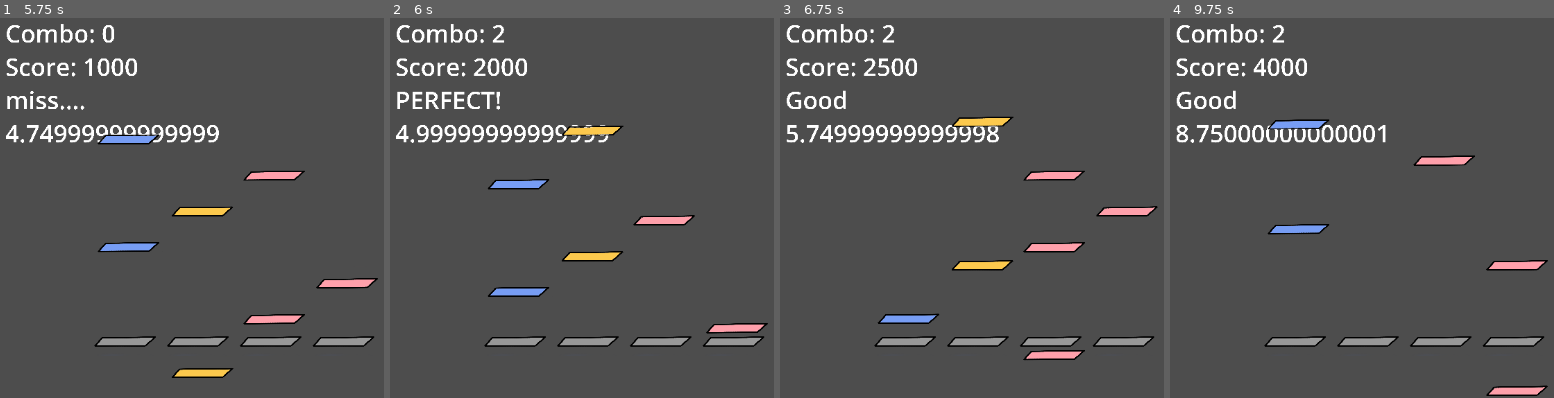
Above: before the commit, frames 1-4 (left to right).
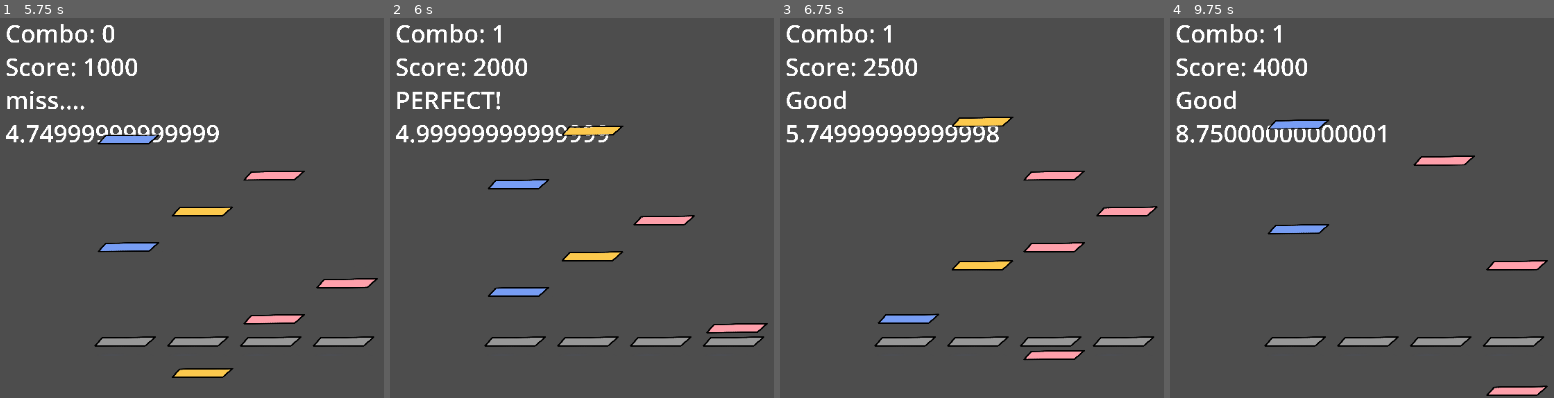
Above: after the commit, the same moments.

Repository: ReimuDuck/rhythm_game
Game: Godot game, scene res://scenes/main.tscn
Two runs of this game, one before a commit and one after it. Both use one fixed random seed, a clock stepped at 60 frames per second and the inputs below.
Inputs:
- Up to frame 1 (5.75 s): tap Enter at 0.5 s; tap F (hitC) at 0.6, 3.6 s; tap K (hitD) at 1.35, 4.35 s; tap D (hitL) at 2.1, 5.1 s; tap J (hitR) at 2.85 s
- Up to frame 2 (6 s): tap J (hitR) at 5.85 s
- Up to frame 3 (6.75 s): tap F (hitC) at 6.6 s
- Up to frame 4 (9.75 s): tap one key every 0.75 s from 7.35 s: K (hitD) D (hitL) J (hitR) F (hitC)

Frame 1 is identical in both runs. In frame 2, less than 0.1% of the frame differs, in the area x 26-30%, y 1-7%; in frame 3, less than 0.1%; in frame 4, less than 0.1%.

Commit message:
simple bug fix

Diff:
--- a/rhythmgame/scenes/scoretext.tscn
+++ b/rhythmgame/scenes/scoretext.tscn
@@ -1,6 +1,8 @@
-[gd_scene load_steps=2 format=3 uid="uid://cgtbbhyo25m08"]
+[gd_scene load_steps=3 format=3 uid="uid://cgtbbhyo25m08"]
 
 [ext_resource type="Script" uid="uid://dldt65epsw5sf" path="res://scripts/textscore.gd" id="1_nsopj"]
+
+[sub_resource type="FontVariation" id="FontVariation_nsopj"]
 
 [node name="Node2D" type="Node2D"]
 script = ExtResource("1_nsopj")
@@ -20,6 +22,7 @@
 
 [node name="Label" type="Label" parent="MarginContainer/VBoxContainer"]
 layout_mode = 2
+theme_override_fonts/font = SubResource("FontVariation_nsopj")
 theme_override_font_sizes/font_size = 500
 text = "Combo: 000"
 
--- a/rhythmgame/scripts/global.gd
+++ b/rhythmgame/scripts/global.gd
@@ -6,7 +6,7 @@
 
 
 func add_combo():
-	combo += 1
+	combo += .5
 func remove_combo():
 	combo = 0
 
--- a/rhythmgame/scripts/textscore.gd
+++ b/rhythmgame/scripts/textscore.gd
@@ -10,7 +10,7 @@
 
 # Called every frame. 'delta' is the elapsed time since the previous frame.
 func _process(delta: float) -> void:
-	combo_lab.text = "Combo: " + str(Global.combo)
+	combo_lab.text = "Combo: " + str(snapped(Global.combo, 1))
 	score_lab.text = "Score: " + str(Global.score)
 	rating.text = Global.rating
 	time.text = str(Gamemanager.song_time)
